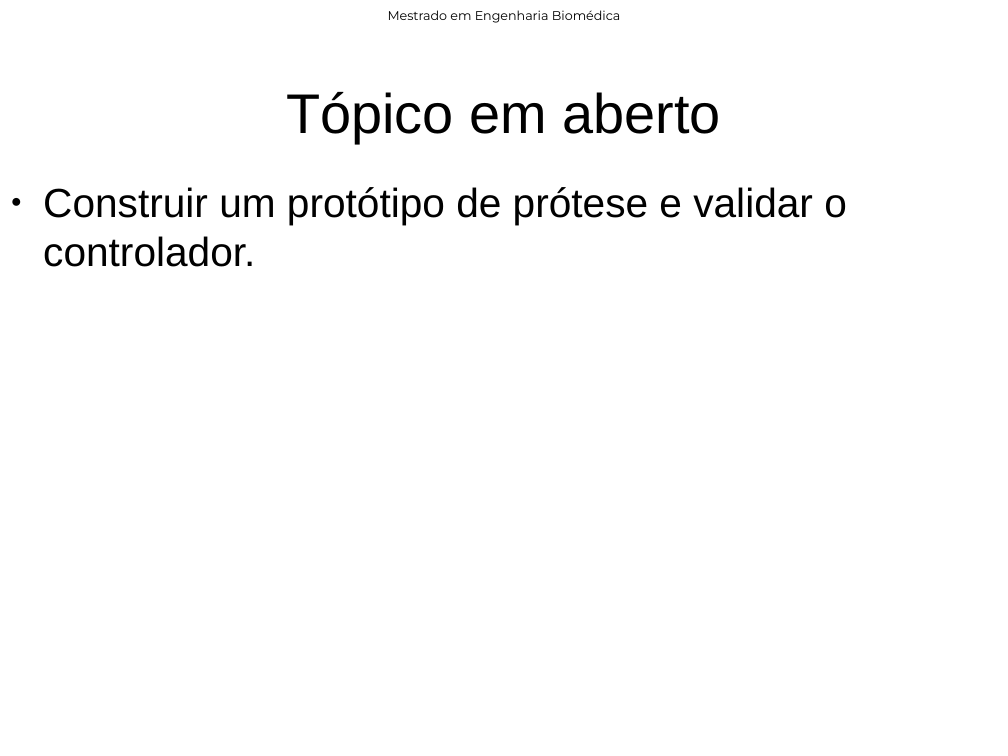
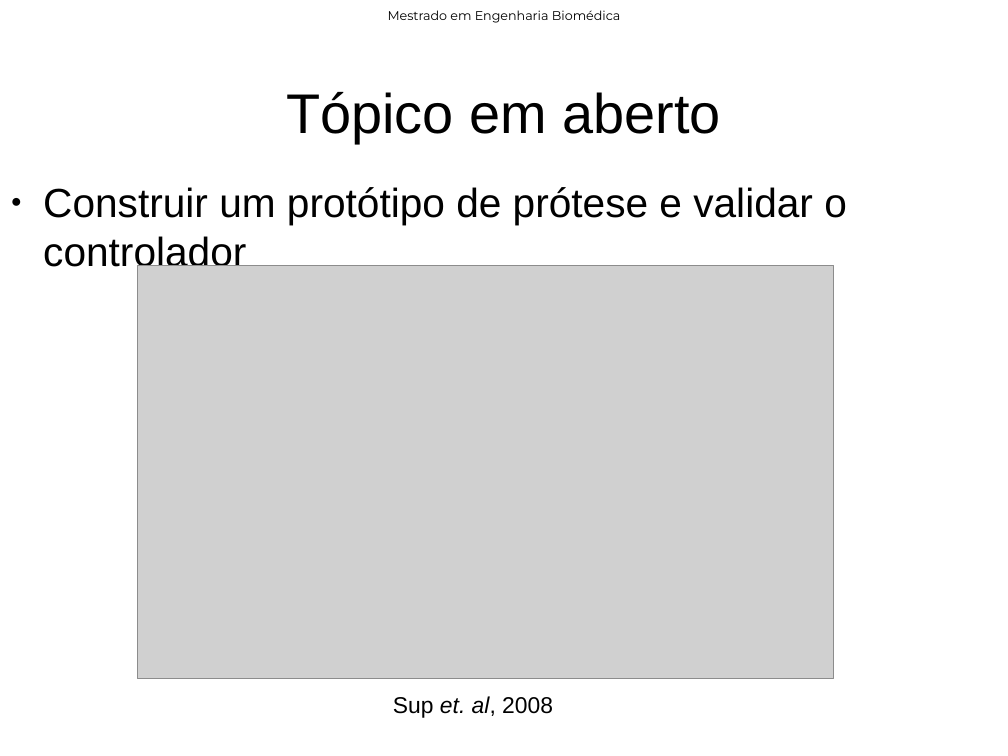
Before and after one commit to rob-nn/dissertation, a slide deck: slide 47 of qualify/qualify.odp (slide 43 before the commit). Drawn at 1008x756 pixels with LibreOffice and Linux fonts; fonts in the diff are those of the drawing; grey boxes stand for pictures; background and template pictures are left out. Boxes give left, top, right and bottom in pixels: in the first picture for what was removed or moved away, otherwise in the second. Text is boxed around its words. In the diff, an @@ line names an element or a change of style, - is before the commit and + after.

```diff
--- a/qualify/qualify.odp
+++ b/qualify/qualify.odp
@@ text at (43, 187, 847, 274): text changed @@
-● Construir um protótipo de prótese e validar o controlador.
+● Construir um protótipo de prótese e validar o controlador
@@ picture added at (137, 265, 834, 679) @@
@@ text added at (393, 696, 553, 718), 18 pt, text #000000 @@
+Sup et. al, 2008
```
Also in this commit, not shown: 18 other slides changed, 6 slides added, 18 other files.
